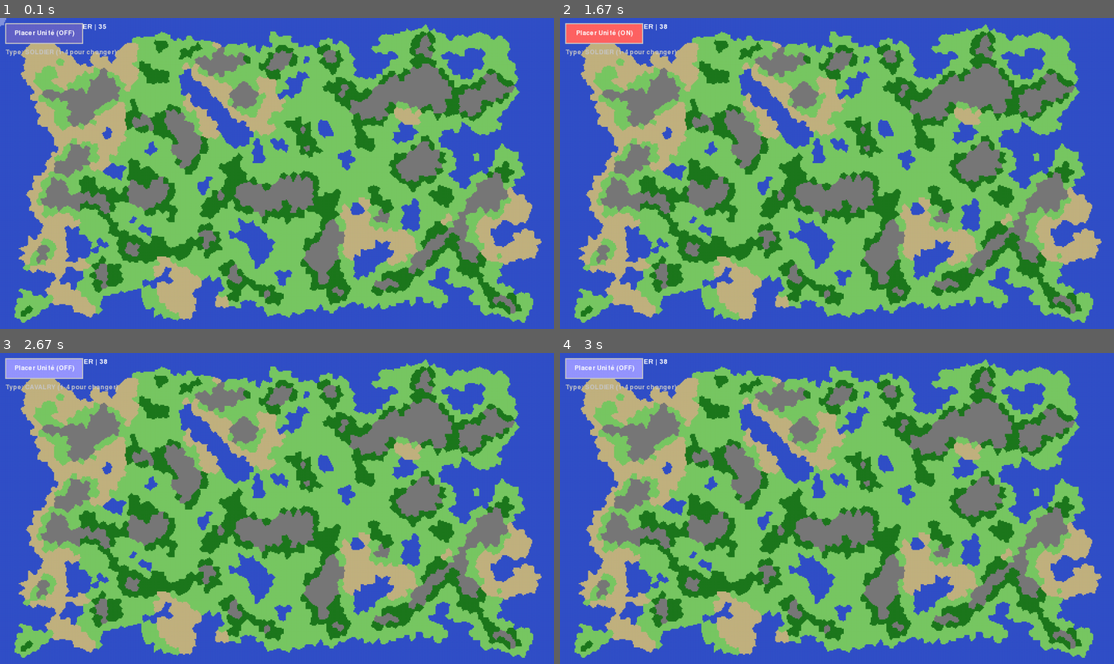
Above: before the commit, frames 1-4 (two rows, left to right).
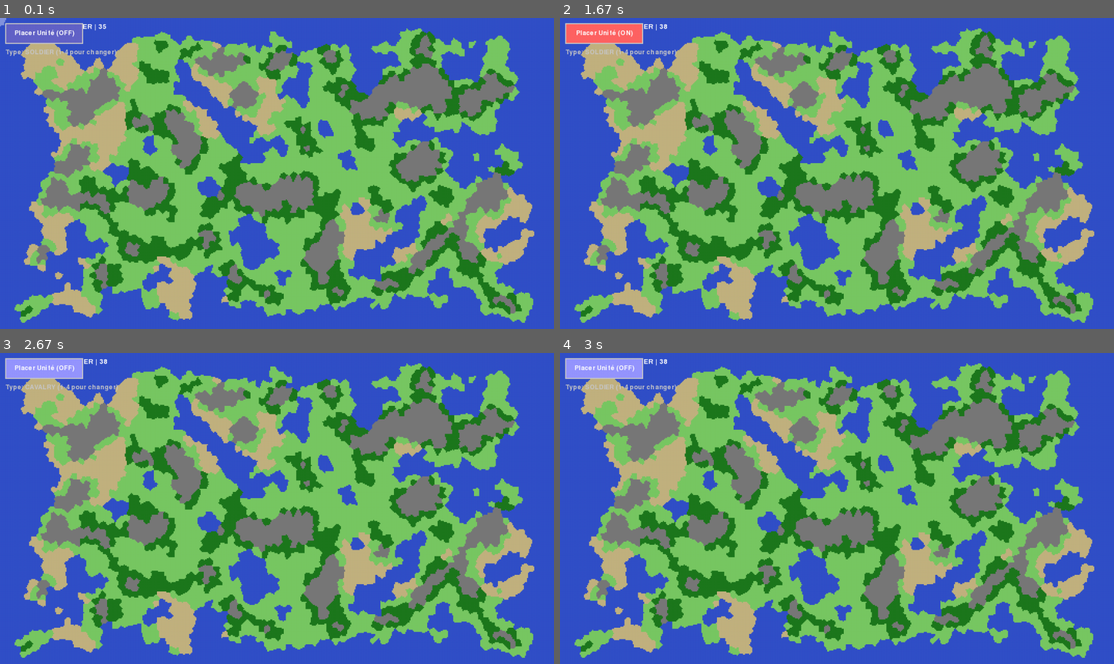
Above: after the commit, the same moments.

Repository: capdevillex/proj_info
Game: pygame game, started from run_project.py
The game is run twice, just before and just after one commit, with the same random seed, the same clock (stepped at 60 frames per second) and the same inputs.
Inputs:
- Up to frame 1 (0.1 s): no input
- Up to frame 2 (1.67 s): hold D 0.33-0.8 s; click "Tile 228 | Biome.WATER | 35" at 1.38 s
- Up to frame 3 (2.67 s): click "Tile 228 | Biome.WATER | 35" at 1.72 s; tap 2 at 2.5 s
- Up to frame 4 (3 s): tap 1 at 2.83 s

The runs differ from the first frame. In frame 1, 7.4% of the frame differs, in the area x 2-98%, y 1-97%; in frame 2, 7.4%; in frame 3, 7.4%; in frame 4, 7.4%.

Commit message:
feat(map): Add water connectivity post-processing and improve documentation
- Replace "Flood Fill" terminology with "BFS" in documentation and code comments
- Add three configuration constants for water cluster management:
* MIN_WATER_CLUSTER_SIZE: minimum tiles to preserve water clusters
* WATER_CONNECT_MIN_SIZE: minimum size for water connection attempts
* WATER_BRIDGE_MAX_HOPS: maximum tile hops between water masses
- Rename flood_fill function to bfs for clarity
- Insert water connectivity post-processing step [7] before neighbor building [8]
- Implement _fix_water_connectivity method with two-pass algorithm:
* Pass 1: Remove isolated water clusters below minimum size threshold
* Pass 2: Connect nearby significant water masses with natural straits
- Add helper method _convert_water_tile_to_land for terrain conversion
- Improves hydrographic coherence and prevents fragmented water bodies

Diff:
--- a/world/map.py
+++ b/world/map.py
@@ -29,7 +29,7 @@
         l'homogénéité interne.
 
 4.  **Optimisation Topologique et Nettoyage :**
-    * **Flood Fill :** Détection et réassignation des fragments isolés (îles de pixels)
+    * **BFS :** Détection et réassignation des fragments isolés (îles de pixels)
         vers la province voisine la plus dominante.
     * **Contraintes morphologiques :** Stabilisation des formes pour éviter les
         provinces en "U" ou excessivement morcelées.
@@ -64,6 +64,16 @@
 from world.unit import Unit
 
 VORONOI_AREA_CORRECTION = 1.556  # facteur de correction empirique
+
+# Taille minimale d'un cluster d'eau (en nombre de tuiles) pour être conservé. Les groupes connexes
+# de tuiles d'eau dont la taille est <= à cette valeur seront convertis en biome terrestre.
+MIN_WATER_CLUSTER_SIZE = 2
+
+# Taille minimale d'une masse d'eau pour tenter de la relier à une voisine.
+WATER_CONNECT_MIN_SIZE = 8
+
+# Distance maximale (en sauts de tuile) entre deux masses d'eau pour les relier.
+WATER_BRIDGE_MAX_HOPS = 3
 
 
 class Tile:
@@ -337,7 +347,10 @@
         self._log(f"    {len(self.tiles)} provinces générés")
         self._log(f"    mean area : {sum((t.area for t in self.tiles.values()))/len(self.tiles)}")
 
-        self._log("[7] Voisinage")
+        self._log("[7] Post-traitement hydrographique")
+        self._fix_water_connectivity()
+
+        self._log("[8] Voisinage")
         self._build_neighbors()
 
         self._log(f"[perf] generation time : {time.perf_counter() - tic}s")
@@ -582,14 +595,14 @@
         - Fusionne les provinces trop petites avec leurs voisines
         - Assure la connexité des provinces
 
-        On utilise un flood fill pour détecter les composantes connexes.
+        On utilise un BFS pour détecter les composantes connexes.
         Les petites composantes sont réassignées à un voisin dominant.
 
         Cela évite les formes aberrantes et améliore la jouabilité.
         """
         visited = [[False] * self.width for _ in range(self.height)]
 
-        def flood_fill(x, y, id_):
+        def bfs(x, y, id_):
             q = deque([(x, y)])
             comp = []
             visited[y][x] = True
@@ -607,7 +620,7 @@
             for x in range(self.width):
                 if not visited[y][x]:
                     id_ = self.grid[y][x]
-                    comp = flood_fill(x, y, id_)
+                    comp = bfs(x, y, id_)
                     if len(comp) < self.avg_cells_per_tile * 0.3:
                         self._reassign_component(comp)
 
@@ -655,6 +668,345 @@
                 self.biomes[y][x] = biome
             self.tiles[id_] = tile
 
+    def _fix_water_connectivity(self):
+        """
+        Assure la cohérence hydrographique de la carte en deux passes.
+
+        **Passe 1 — Suppression des micro-points d'eau :**
+            Les composantes connexes de tuiles d'eau de taille <= MIN_WATER_CLUSTER_SIZE
+            sont converties en biome terrestre. Cela élimine les points d'eau ponctuels
+            (1-2 provinces) incohérents.
+
+        **Passe 2 — Connexion des masses d'eau proches :**
+            Pour chaque paire de masses d'eau significatives (>= WATER_CONNECT_MIN_SIZE),
+            on cherche un chemin de tuiles intermédiaires de longueur <= WATER_BRIDGE_MAX_HOPS
+            qui ne traverse pas de montagne. Si un tel chemin existe, les tuiles terrestres
+            sur le chemin le plus court sont converties en eau, créant un détroit naturel.
+
+        Note : cette méthode doit être appelée après `_build_tiles` et avant `_build_neighbors`.
+        """
+
+        # tile.neighbors est vide à ce stade, on construit le graphe complet à la volée.
+        tile_adjacency: Dict[int, set] = defaultdict(set)
+        for y in range(self.height):
+            for x in range(self.width):
+                tid = self.grid[y][x]
+                for dx, dy in [(-1, 0), (1, 0), (0, -1), (0, 1)]:
+                    nx, ny = x + dx, y + dy
+                    if 0 <= nx < self.width and 0 <= ny < self.height:
+                        nid = self.grid[ny][nx]
+                        if nid != tid and nid is not None and tid is not None:
+                            tile_adjacency[tid].add(nid)
+
+        water_tile_ids = {tid for tid, t in self.tiles.items() if t.biome == Biome.WATER}
+
+        if not water_tile_ids:
+            return
+
+        # --- BFS pour identifier les composantes connexes d'eau ---
+        def water_components(wids):
+            visited: set = set()
+            comps: List[List[int]] = []
+            for start in wids:
+                if start in visited:
+                    continue
+                comp = []
+                q = deque([start])
+                visited.add(start)
+                while q:
+                    cur = q.popleft()
+                    comp.append(cur)
+                    for nb in tile_adjacency[cur]:
+                        if nb not in visited and nb in wids:
+                            visited.add(nb)
+                            q.append(nb)
+                comps.append(comp)
+            return comps
+
+        components = water_components(water_tile_ids)
+
+        # Passe 1 : supprimer les micro-clusters d'eau
+        small_ids: set = set()
+        large_components: List[List[int]] = []
+        for comp in components:
+            if len(comp) <= MIN_WATER_CLUSTER_SIZE:
+                small_ids.update(comp)
+                self._log(f"[water] micro-cluster supprimé ({len(comp)} tuile(s))")
+            else:
+                large_components.append(comp)
+
+        for tid in small_ids:
+            self._convert_water_tile_to_land(tid, tile_adjacency)
+
+        # Passe 2 : relier les masses d'eau significatives proches
+        # On ne tente de relier que les composantes >= WATER_CONNECT_MIN_SIZE.
+        significant = [c for c in large_components if len(c) >= WATER_CONNECT_MIN_SIZE]
+
+        if len(significant) < 2:
+            self._log(
+                f"[water] {len(significant)} masse(s) d'eau significative(s), pas de connexion à établir."
+            )
+            return
+
+        # Pour chaque paire de composantes significatives distinctes, on cherche
+        # le chemin le plus court entre leurs tuiles via un BFS sur le graphe de tuiles.
+        # On bloque les tuiles de montagne pour ne pas percer les reliefs.
+        # Si le chemin (hors les tuiles d'eau de départ/arrivée) a <= WATER_BRIDGE_MAX_HOPS
+        # tuiles terrestres, on les convertit en eau.
+        comp_sets = [set(c) for c in significant]
+        bridges_built = 0
+
+        for i in range(len(significant)):
+            for j in range(i + 1, len(significant)):
+                set_i, set_j = comp_sets[i], comp_sets[j]
+
+                # BFS depuis toutes les tuiles de la composante i vers la composante j.
+                # On s'arrête dès qu'on atteint une tuile de j ou qu'on dépasse la distance max.
+                # `prev` stocke le prédécesseur pour reconstruire le chemin.
+                prev: Dict[int, Optional[int]] = {tid: None for tid in set_i}
+                frontier = deque(set_i)
+                found: Optional[int] = None
+                land_hops: Dict[int, int] = {tid: 0 for tid in set_i}  # nb de sauts terrestres
+
+                while frontier and found is None:
+                    cur = frontier.popleft()
+                    cur_hops = land_hops[cur]
+                    if cur_hops > WATER_BRIDGE_MAX_HOPS:
+                        continue
+                    for nb in tile_adjacency[cur]:
+                        if nb in prev:
+                            continue
+                        nb_biome = self.tiles[nb].biome
+                        # Bloquer les montagnes
+                        if nb_biome == Biome.MOUNTAIN:
+                            continue
+                        prev[nb] = cur
+                        if nb in set_j:
+                            found = nb
+                            break
+                        # Compter les sauts terrestres (hors eau)
+                        nb_hops = cur_hops if nb_biome == Biome.WATER else cur_hops + 1
+                        land_hops[nb] = nb_hops
+                        frontier.append(nb)
+
+                if found is None:
+                    continue  # pas de chemin court trouvé, on laisse les masses séparées
+
+                # Reconstruction du chemin et conversion des tuiles terrestres en eau.
+                path = []
+                cur = found
+                while cur is not None:
+                    path.append(cur)
+                    cur = prev[cur]
+                path.reverse()
+
+                converted = 0
+                for tid in path:
+                    if self.tiles[tid].biome != Biome.WATER:
+                        self._convert_land_tile_to_water(tid)
+                        water_tile_ids.add(tid)
+                        set_i.add(tid)
+                        set_j.add(tid)
+                        converted += 1
+
+                if converted > 0:
+                    bridges_built += 1
+                    self._log(
+                        f"[water] pont créé entre comp {i} et comp {j} ({converted} tuile(s) converties)"
+                    )
+
+                # Fusionner les deux composantes dans comp_sets pour les prochaines paires.
+                comp_sets[i] = set_i | set_j
+                comp_sets[j] = comp_sets[i]
+
+        self._log(f"[water] {bridges_built} pont(s) hydrographique(s) établi(s).")
+
+        # Passe 3 : élargissement des corridors trop fins
+        self._widen_water_corridors(water_tile_ids, tile_adjacency)
+
+    def _widen_water_corridors(self, water_tile_ids: set, tile_adjacency: Dict[int, set]):
+        """
+        Épaissit les corridors d'eau trop fins après la création des ponts.
+
+        Algorithme :
+          1. On constitue l'ensemble des tuiles d'eau qui ont strictement moins de 4 voisines
+             eau (au sens de tile_adjacency). Ce sont les tuiles "en bordure étroite".
+          2. Pour chaque tuile T de cet ensemble, on itère sur ses voisines eau W.
+             On compte les pixels de frontière 4-connexe entre T et W.
+             Si ce contact est < 4 (la connexion entre T et W est trop fine) :
+               - On prend l'intersection des voisines de T et de W (hors eau, hors montagne).
+               - Parmi ces candidates, on convertit en eau celle dont la somme de pixels de
+                 frontière avec T et W est maximale.
+          3. Les tuiles nouvellement converties sont ajoutées à water_tile_ids et
+             tile_adjacency pour que les passes suivantes les voient.
+
+        Args:
+            water_tile_ids: Ensemble des IDs de tuiles d'eau (modifié en place).
+            tile_adjacency: Graphe d'adjacence inter-tuiles complet (modifié en place).
+        """
+        # Calcul du cache des frontières pixel entre tuiles voisines.
+        # On ne calcule que les paires (a, b) avec a < b pour éviter les doublons.
+        border_cache: Dict[tuple, int] = {}
+
+        def pixel_border(a: int, b: int) -> int:
+            key = (min(a, b), max(a, b))
+            if key not in border_cache:
+                cells_b = set(self.tiles[b].cells)
+                count = 0
+                for x, y in self.tiles[a].cells:
+                    for dx, dy in [(-1, 0), (1, 0), (0, -1), (0, 1)]:
+                        if (x + dx, y + dy) in cells_b:
+                            count += 1
+                border_cache[key] = count
+            return border_cache[key]
+
+        # On itère jusqu'à convergence : une conversion peut créer de nouvelles paires trop fines.
+        # En pratique 2-3 passes suffisent largement.
+        MAX_PASSES = 3
+        for pass_num in range(MAX_PASSES):
+            widened = 0
+
+            # Étape 1 : tuiles d'eau avec < 5 voisines eau.
+            thin_water = {
+                tid
+                for tid in water_tile_ids
+                if sum(1 for nb in tile_adjacency[tid] if nb in water_tile_ids) < 4
+            }
+
+            for tid in thin_water:
+                water_neighbors = [nb for nb in tile_adjacency[tid] if nb in water_tile_ids]
+
+                for w_nb in water_neighbors:
+                    if pixel_border(tid, w_nb) >= 5:
+                        continue  # connexion déjà suffisamment large
+
+                    # Intersection des voisines terrestres non-montagne de tid et w_nb.
+                    candidates = (tile_adjacency[tid] - water_tile_ids) & (
+                        tile_adjacency[w_nb] - water_tile_ids
+                    )
+                    candidates = {c for c in candidates if self.tiles[c].biome != Biome.MOUNTAIN}
+
+                    if not candidates:
+                        continue
+
+                    # On choisit le candidat qui maximise la frontière totale avec tid + w_nb.
+                    best = max(
+                        candidates, key=lambda c: pixel_border(c, tid) + pixel_border(c, w_nb)
+                    )
+
+                    self._convert_land_tile_to_water(best)
+                    water_tile_ids.add(best)
+
+                    # Mise à jour de tile_adjacency pour les passes suivantes.
+                    for nb in tile_adjacency[best]:
+                        tile_adjacency[nb].add(best)
+
+                    # Invalider le cache pour les paires impliquant best.
+                    keys_to_drop = [k for k in border_cache if best in k]
+                    for k in keys_to_drop:
+                        del border_cache[k]
+
+                    widened += 1
+                    self._log(f"[water] élargissement : tuile {best} convertie en eau")
+
+            self._log(
+                f"[water] passe d'élargissement {pass_num + 1} : {widened} tuile(s) ajoutée(s)"
+            )
+            if widened == 0:
+                break
+
+    def _convert_water_tile_to_land(self, tile_id: int, tile_adjacency: Dict[int, set]):
+        """
+        Convertit une tuile d'eau en biome terrestre (PLAIN ou DESERT).
+
+        Le biome est choisi selon le voisinage dominant (hors eau) dans tile_adjacency.
+
+        Args:
+            tile_id (int): Identifiant de la tuile à convertir.
+            tile_adjacency (Dict[int, set]): Graphe d'adjacence inter-tuiles pré-calculé.
+        """
+        tile = self.tiles[tile_id]
+
+        land_neighbor_biomes = [
+            self.tiles[nid].biome
+            for nid in tile_adjacency.get(tile_id, set())
+            if nid in self.tiles and self.tiles[nid].biome != Biome.WATER
+        ]
+
+        if land_neighbor_biomes:
+            dominant = Counter(land_neighbor_biomes).most_common(1)[0][0]
+            new_biome = dominant if dominant in (Biome.DESERT, Biome.PLAIN) else Biome.PLAIN
+        else:
+            new_biome = Biome.PLAIN
+
+        tile.biome = new_biome
+        for x, y in tile.cells:
+            self.biomes[y][x] = new_biome
+
+        # self._log(f"[water->land] tuile {tile_id} convertie en {new_biome.name}")
+
+    def _convert_land_tile_to_water(self, tile_id: int, biome=Biome.WATER):
+        """
+        Convertit une tuile terrestre en eau pour créer un détroit entre deux masses d'eau.
+
+        Args:
+            tile_id (int): Identifiant de la tuile à convertir.
+        """
+        tile = self.tiles[tile_id]
+        tile.biome = biome
+        for x, y in tile.cells:
+            self.biomes[y][x] = biome
+
+        # self._log(f"[land->water] tuile {tile_id} convertie en eau (détroit)")
+
+    def _pixel_contact_with_water(self, tile_id: int, water_tile_ids: set) -> int:
+        """
+        Compte le nombre de pixels (4-connexité) par lesquels une tuile touche
+        l'ensemble des tuiles d'eau indiquées.
+
+        Chaque paire (cellule de tile_id, cellule voisine d'une tuile d'eau) comptant
+        comme un contact, le maximum théorique est le périmètre complet de la tuile.
+
+        Args:
+            tile_id: Tuile dont on mesure le contact avec l'eau.
+            water_tile_ids: Ensemble des IDs de tuiles considérées comme eau.
+
+        Returns:
+            int: Nombre de contacts pixel 4-connexes avec des tuiles d'eau.
+        """
+        contact = 0
+        for x, y in self.tiles[tile_id].cells:
+            for dx, dy in [(-1, 0), (1, 0), (0, -1), (0, 1)]:
+                nx, ny = x + dx, y + dy
+                if 0 <= nx < self.width and 0 <= ny < self.height:
+                    nid = self.grid[ny][nx]
+                    if nid != tile_id and nid in water_tile_ids:
+                        contact += 1
+        return contact
+
+    def _shared_pixel_border(self, tile_a: int, tile_b: int) -> int:
+        """
+        Compte le nombre de pixels de frontière 4-connexe partagés entre deux tuiles.
+
+        Utile pour choisir la tuile voisine qui est "la plus proche" d'un pont d'eau
+        existant, dans le but d'élargir un détroit trop fin.
+
+        Args:
+            tile_a: ID de la première tuile.
+            tile_b: ID de la seconde tuile.
+
+        Returns:
+            int: Nombre de paires de cellules adjacentes (4-connexité) entre les deux tuiles.
+        """
+        # On construit un set des cellules de tile_b pour les lookups O(1).
+        cells_b = set(self.tiles[tile_b].cells)
+        count = 0
+        for x, y in self.tiles[tile_a].cells:
+            for dx, dy in [(-1, 0), (1, 0), (0, -1), (0, 1)]:
+                if (x + dx, y + dy) in cells_b:
+                    count += 1
+        return count
+
     def _build_neighbors(self):
         """
         Construit le graphe de voisinage entre provinces.
